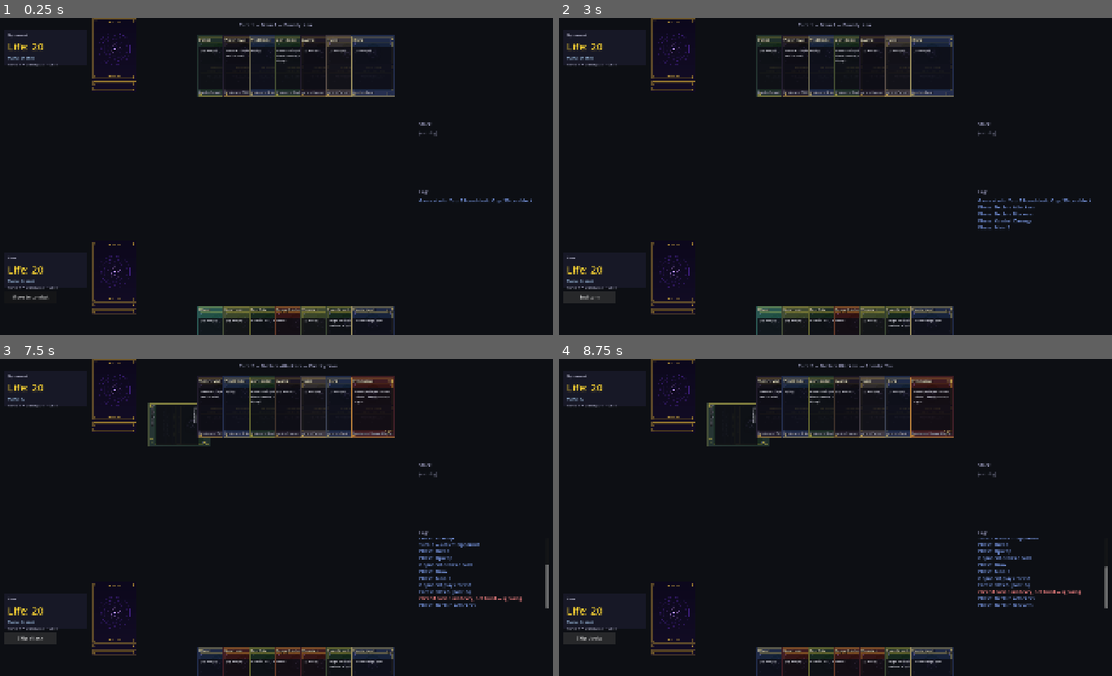
Above: before the commit, frames 1-4 (two rows, left to right).
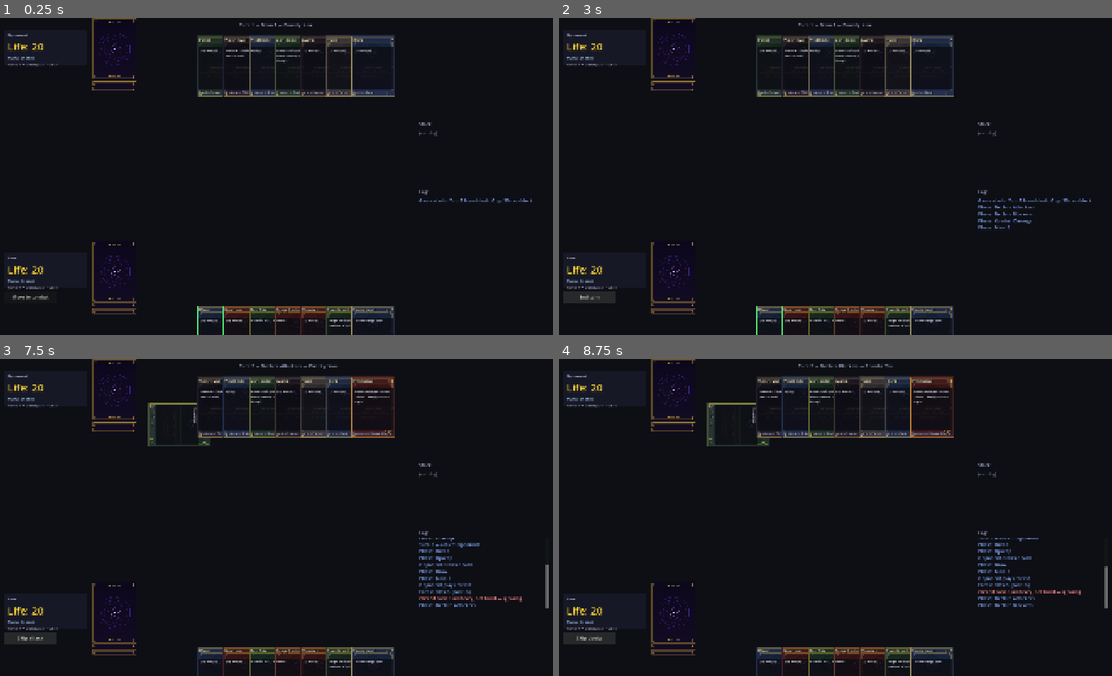
Above: after the commit, the same moments.

Repository: VoeJozzo/Magiclike
Game: Godot game, scene res://scenes/game/game_board.tscn
Two runs of this game, one before a commit and one after it. Both use one fixed random seed, a clock stepped at 60 frames per second and the inputs below.
Inputs (mouse positions are in pixels of both pictures, inside the frame that each line leads up to):
- Up to frame 1 (0.25 s): no input
- Up to frame 2 (3 s): click "Move to combat" at 0.5 s; click "Skip attack" at 1.25 s; click "Continue" at 2 s; click "Continue" at 2.75 s
- Up to frame 3 (7.5 s): click "End turn" at 3.5 s; click "Pass priority" at 4.25 s; click "Pass priority" at 5 s; click "Pass priority" at 5.75 s; tap Enter at 6.5 s; drag from (116, 400) to (331, 447) at 6.52 s; click "Move to combat" at 7.25 s
- Up to frame 4 (8.75 s): click "Skip attack" at 8 s

The runs differ from the first frame. In frame 1, 0.5% of the frame differs, in the area x 35-59%, y 90-100%; in frame 2, 0.5%; in frame 3, less than 0.1%; in frame 4, less than 0.1%.

Commit message:
Edge-only legality glow + target highlights + mana empties at phase end
Three UX/rules fixes from playtest feedback.

1. Legality glow is now a hollow rectangle outline around the card
   edge, not a fill tint. Card.gd grew a `_CardBorderGlow` inner
   Control class that overrides `_draw()` to paint four thin edge
   rects in the glow color. Set the color via `set_legality_glow(state)`
   where state ∈ {"playable" (green border), "target" (yellow border),
   "none" (clear)}. The card art and oracle text stay fully visible
   underneath.

2. Spell-target picker mode now glows legal TARGETS in yellow. When
   `_pending_cast_iid` is set (you clicked a spell to cast), the
   regular castable-cards glow swaps out for a yellow border on every
   battlefield creature that matches the spell's target_filter.
   Hexproof creatures of the opponent are skipped (matches engine
   legality). Same logic applies to the trigger target picker
   (Pyromaniac's ETB), so players can see what's clickable in both
   modes.

3. Mana empties at the start of each step/phase (MTG rule 106.4). The
   Phase-1 simplification of letting mana float across turn/phase
   boundaries is now retired. `_advance_phase` clears both players'
   pools at the boundary. Players need to tap mana in the same phase
   they intend to cast — the legality glow on tappable lands makes
   this visible.

All ten phase smoke tests still pass (tap-then-cast within a single
phase still works, which is what the tests exercise).

Co-Authored-By: Claude Opus 4.7 (1M context) <noreply@anthropic.com>

Diff:
--- a/engine/engine.gd
+++ b/engine/engine.gd
@@ -1267,6 +1267,18 @@
 # ─── Phase machine ─────────────────────────────────────────────────────────
 
 func _advance_phase() -> void:
+	# Phase 5c UI polish (MTG rule 106.4): mana empties from each player's
+	# pool as the previous step or phase ENDS. Equivalently, mana is empty
+	# at the START of every new step/phase. Implemented here at the
+	# phase-advance boundary. Floating mana into the next phase was a
+	# Phase 1 simplification — it's tighter to MTG to clear it. If a player
+	# wants to cast in a particular phase they need to tap mana during
+	# that phase (the legality glow on lands surfaces this clearly).
+	if _state.you.mana.total() > 0:
+		_state.you.mana.clear()
+	if _state.opp.mana.total() > 0:
+		_state.opp.mana.clear()
+
 	var wrapped: bool = _state.phase_machine.advance()
 	if wrapped:
 		# New turn — switch active player, increment turn count.
--- a/scenes/card.gd
+++ b/scenes/card.gd
@@ -48,12 +48,38 @@
 # selected/pending, green for committed in a block, dimmed-red for unblocked
 # attackers. Set via set_combat_highlight() from game_board's UI sync.
 var _combat_highlight: ColorRect
-# Phase 5c UI polish: green glow for cards that are legal to act on right
-# now (castable spells / playable lands / mana abilities, attackers during
-# COMBAT_ATTACK, blockers during COMBAT_BLOCK). Set via set_legality_glow()
-# each _refresh_ui. Renders as a border-style tint so it doesn't fight with
-# combat highlights.
-var _legality_glow: ColorRect
+# Phase 5c UI polish: green border-glow for cards that are legal to act on
+# right now (castable spells / playable lands / mana abilities, attackers
+# during COMBAT_ATTACK, blockers during COMBAT_BLOCK). Set via
+# set_legality_glow() each _refresh_ui. Rendered as a hollow rectangle
+# outline (Control with _draw override) so the card art and labels stay
+# fully visible — no fill tint fighting the placeholder description.
+var _legality_glow: _CardBorderGlow
+
+
+# Inner class: a Control that draws a hollow rectangle outline at its size,
+# in `glow_color`, with `glow_width` pixels of thickness. Update glow_color
+# to retint; queue_redraw to repaint. Set glow_color to Color(0,0,0,0) to
+# hide the border.
+class _CardBorderGlow extends Control:
+	var glow_color: Color = Color(0, 0, 0, 0):
+		set(value):
+			glow_color = value
+			queue_redraw()
+	var glow_width: float = 4.0
+	func _ready() -> void:
+		mouse_filter = MOUSE_FILTER_IGNORE
+	func _draw() -> void:
+		if glow_color.a <= 0.0:
+			return
+		# Four edges, drawn as filled rects (cleaner than draw_rect's
+		# outline mode at small widths since outline mode can subpixel).
+		var w: float = glow_width
+		var s: Vector2 = size
+		draw_rect(Rect2(0, 0, s.x, w), glow_color)               # top
+		draw_rect(Rect2(0, s.y - w, s.x, w), glow_color)         # bottom
+		draw_rect(Rect2(0, 0, w, s.y), glow_color)               # left
+		draw_rect(Rect2(s.x - w, 0, w, s.y), glow_color)         # right
 
 
 func _ready() -> void:
@@ -91,13 +117,12 @@
 	_combat_highlight.mouse_filter = MOUSE_FILTER_IGNORE
 	front_face.add_child(_combat_highlight)
 
-	# Legality glow — a green tint on cards that are legal actions right
-	# now. Lower alpha than combat highlights so it reads as "available"
-	# rather than "selected".
-	_legality_glow = ColorRect.new()
+	# Legality glow — a hollow green outline around the card edge. Reads
+	# as "available to act on" without obscuring the art or text. Stacks
+	# on top of all other overlays so the border is the last thing drawn
+	# and stays visible against any color.
+	_legality_glow = _CardBorderGlow.new()
 	_legality_glow.size = card_size
-	_legality_glow.color = Color(0, 0, 0, 0)
-	_legality_glow.mouse_filter = MOUSE_FILTER_IGNORE
 	front_face.add_child(_legality_glow)
 
 	# Name banner — top of card
@@ -318,16 +343,20 @@
 			_combat_highlight.color = Color(0, 0, 0, 0)
 
 
-# Phase 5c UI polish: set the "this card is a legal action right now" glow.
-# True = green tint; false = clear. Called from game_board._refresh_ui
-# after computing legal actions for the priority player.
-func set_legality_glow(enabled: bool) -> void:
+# Phase 5c UI polish: set the "this card is a legal action right now" border
+# glow. Pass "playable" for the green castable/attackable border, "target"
+# for a yellow legal-target border (used during spell-target picker mode),
+# or "none" / empty to clear.
+func set_legality_glow(state: String) -> void:
 	if _legality_glow == null:
 		return
-	if enabled:
-		_legality_glow.color = Color(0.30, 0.95, 0.45, 0.22)  # soft green
-	else:
-		_legality_glow.color = Color(0, 0, 0, 0)
+	match state:
+		"playable":
+			_legality_glow.glow_color = Color(0.30, 0.95, 0.45, 0.95)  # bright green
+		"target":
+			_legality_glow.glow_color = Color(1.0, 0.85, 0.30, 0.95)   # gold/yellow
+		_:
+			_legality_glow.glow_color = Color(0, 0, 0, 0)
 
 
 # ─── Drag / hover overrides ────────────────────────────────────────────────
--- a/scenes/game/game_board.gd
+++ b/scenes/game/game_board.gd
@@ -573,26 +573,53 @@
 			visual.set_combat_highlight(state_name)
 
 
-# Phase 5c UI polish: green glow on every "you"-side card whose iid appears
-# in get_legal_actions("you"). Covers castable spells, playable lands,
-# tappable mana abilities, attackers during COMBAT_ATTACK, AND blockers
-# during COMBAT_BLOCK (each iid that's a legal source for any action gets
-# the glow). Glow is cleared from cards not in the legal set.
+# Phase 5c UI polish: edge glow on cards that are legal actions right now.
+# Has two modes:
+#   - Default: green on every "you"-side card whose iid appears in
+#     get_legal_actions("you"). Covers castable spells, playable lands,
+#     tappable mana abilities, declarable attackers, declarable blockers.
+#   - Spell-target mode: when _pending_cast_iid is set, glow shifts to
+#     yellow on legal TARGETS of the spell being cast (the castable cards
+#     and other actions are not relevant because targeting is in progress).
 func _apply_legality_glows(s: EngineState) -> void:
-	# Build the set of iids the player can act on right now.
-	var legal_iids: Dictionary = {}
-	for action in RulesEngine.get_legal_actions("you"):
-		var iid: int = int(action.get("source_iid", -1))
-		if iid != -1:
-			legal_iids[iid] = true
-	# Apply the glow to every visual we know about. Cards on opp's side and
-	# cards not in the legal set get cleared. Cards that ARE legal actions
-	# get the green tint.
+	var glow_state: Dictionary = {}  # iid -> "playable" or "target"
+	if _pending_cast_iid != -1:
+		_collect_legal_target_iids(s, _pending_target_filter, glow_state)
+	elif _picking_trigger_target:
+		var filter: String = s.awaiting_target_for_trigger.get("filter", "")
+		_collect_legal_target_iids(s, filter, glow_state)
+	else:
+		for action in RulesEngine.get_legal_actions("you"):
+			var iid: int = int(action.get("source_iid", -1))
+			if iid != -1:
+				glow_state[iid] = "playable"
+	# Apply to every tracked visual. Anything not in the glow set gets
+	# cleared. This keeps the glow in sync with mana / phase / priority
+	# changes without us needing to track previous-frame state.
 	for iid in _iid_to_visual.keys():
 		var visual: Card = _iid_to_visual[iid]
 		if visual == null or not visual.has_method("set_legality_glow"):
 			continue
-		visual.set_legality_glow(legal_iids.has(iid))
+		visual.set_legality_glow(glow_state.get(iid, "none"))
+
+
+# Phase 5c UI polish: walk the current state and add every iid that's a
+# legal target under the given filter. Used by both the spell-cast target
+# picker and the trigger target picker.
+func _collect_legal_target_iids(s: EngineState, filter: String, out: Dictionary) -> void:
+	# Filters that allow creature targets: glow legal creatures on either
+	# battlefield (modulo hexproof). Player-only or spell-only filters
+	# don't need a creature glow — player panels handle their own.
+	if filter != "any" and filter != "creature" and filter != "creature_or_player":
+		return
+	for player in [s.you, s.opp]:
+		for c in player.battlefield:
+			if c.template == null or not (c.template is CreatureResource):
+				continue
+			# Hexproof on opponent's creatures means you can't target them.
+			if c.has_keyword("hexproof") and c.controller_key != "you":
+				continue
+			out[c.instance_id] = "target"
 
 
 # Where stack-held card visuals appear on screen. Center-ish, between the
